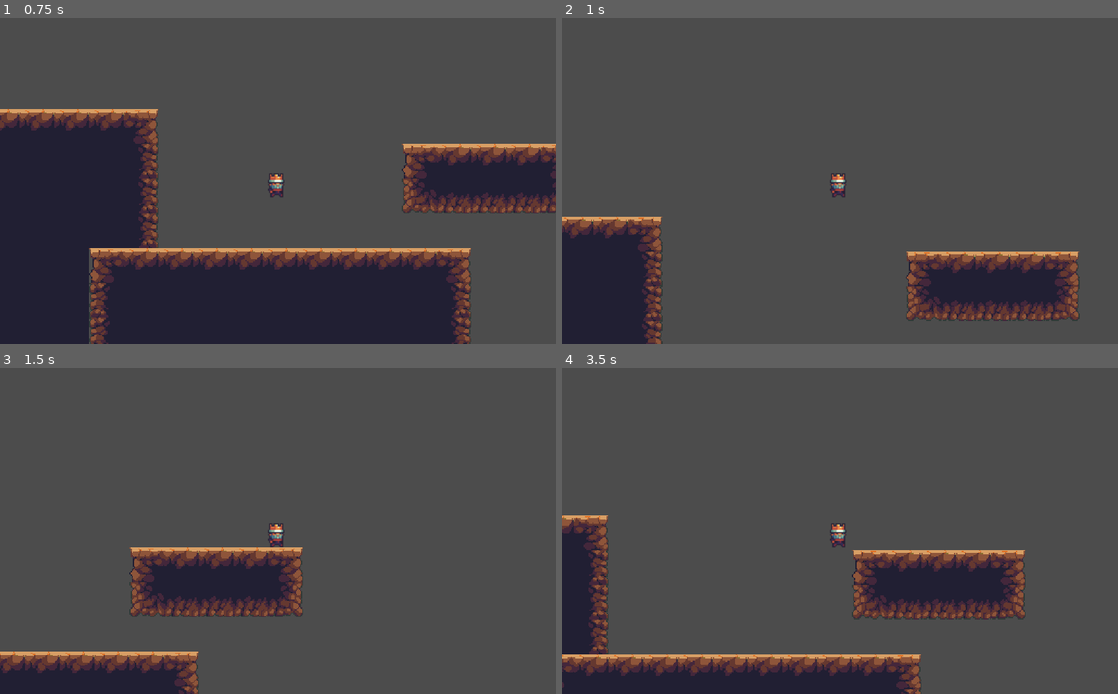
Above: before the commit, frames 1-4 (two rows, left to right).
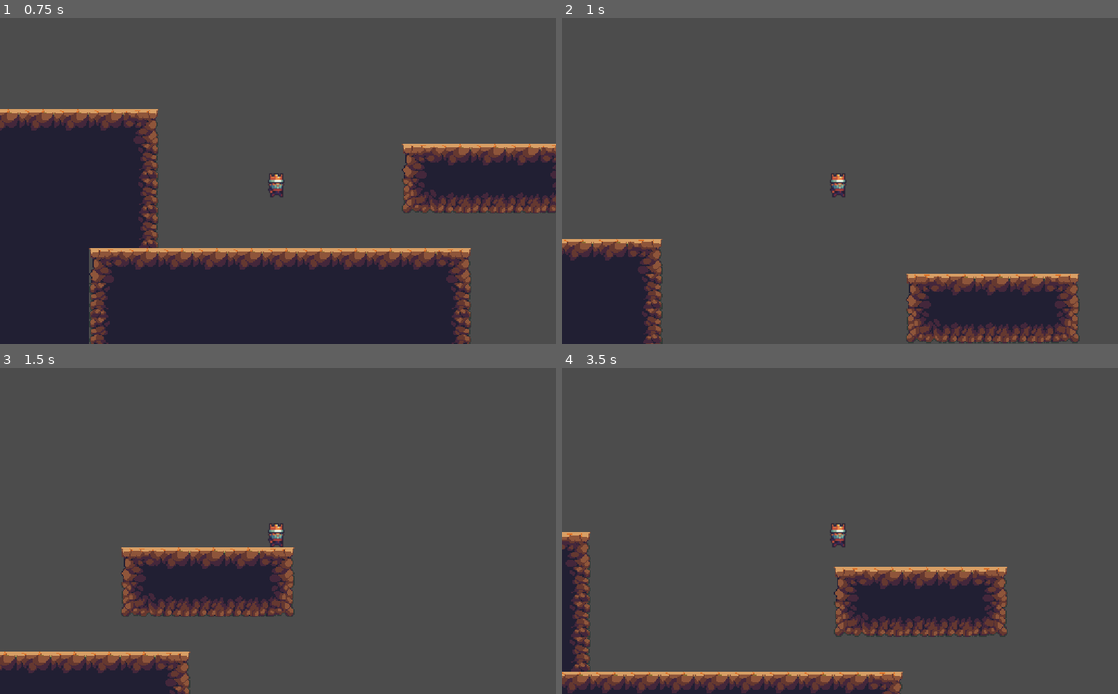
Above: after the commit, the same moments.

Repository: wusca/a-terrible-game
Game: Godot game, scene res://Scenes/Stage.tscn
Two runs of this game, one before a commit and one after it. Both use one fixed random seed, a clock stepped at 60 frames per second and the inputs below.
Inputs:
- Up to frame 1 (0.75 s): tap Enter at 0.5 s; hold D (move_right) from 0.53 s (still down); tap Up (jump) at 0.6 s
- Up to frame 2 (1 s): keep holding D (move_right); tap Up (jump) at 0.77 s
- Up to frame 3 (1.5 s): keep holding D (move_right); tap Up (jump) at 1.07, 1.35 s
- Up to frame 4 (3.5 s): tap Up (jump) at 1.52, 1.82, 2.1, 2.85, 3.02, 3.32 s; release D (move_right) at 2.03 s; hold A (move_left) 2.03-2.78 s; tap Space at 2.75 s; hold D (move_right) from 2.78 s (still down)

Frame 1 is identical in both runs. In frame 2, 10% of the frame differs, in the area x 0-94%, y 60-100%; in frame 3, 4.7%; in frame 4, 17%, in the area x 0-84%, y 45-100%.

Commit message:
Change double jump height

Diff:
--- a/Code/Player/Player.gd
+++ b/Code/Player/Player.gd
@@ -6,6 +6,7 @@
 var velocity = Vector2(0, 0)
 
 var jump_height = 500
+var double_jump_height = 600
 var speed = 12
 var can_double_jump = true
 
@@ -14,7 +15,7 @@
 	handle_input()
 	run_physics()
 
-#input
+
 func handle_input():
 	#Handles input flags and calls corresponding functions
 	if (Input.is_action_pressed("move_left")):
@@ -28,7 +29,7 @@
 			velocity.y -= jump_height
 		else:
 			if (can_double_jump):
-				velocity.y -=jump_height
+				velocity.y -= double_jump_height
 				can_double_jump = false
 
 
